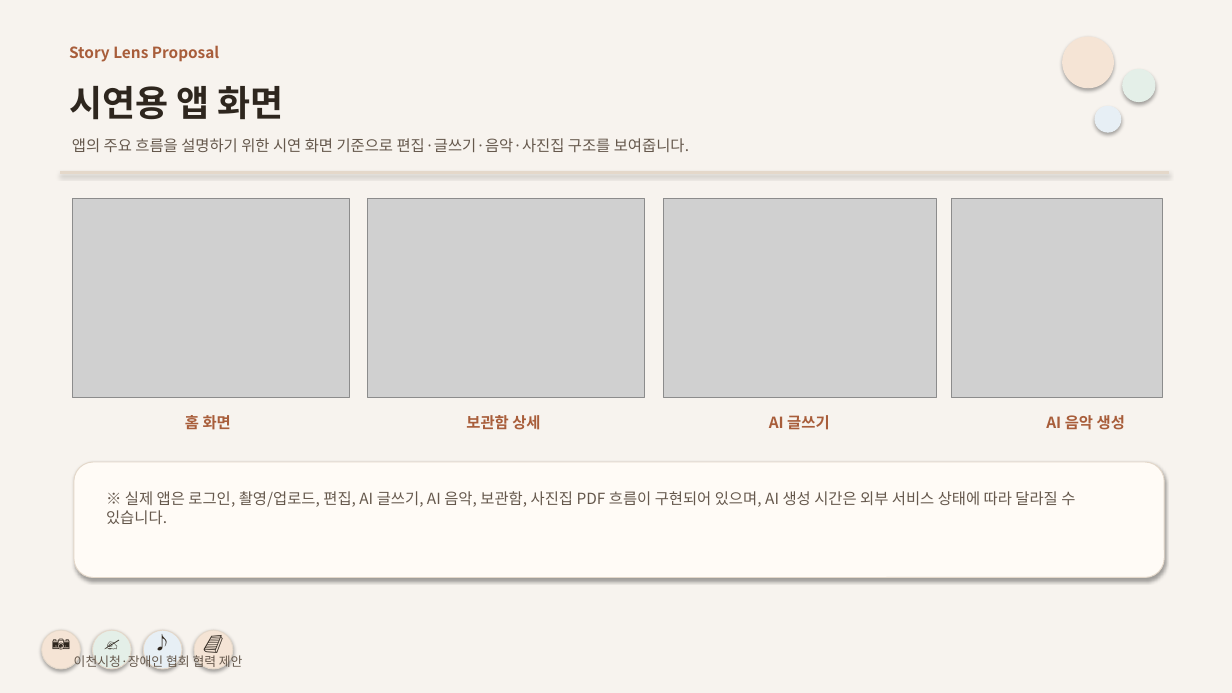
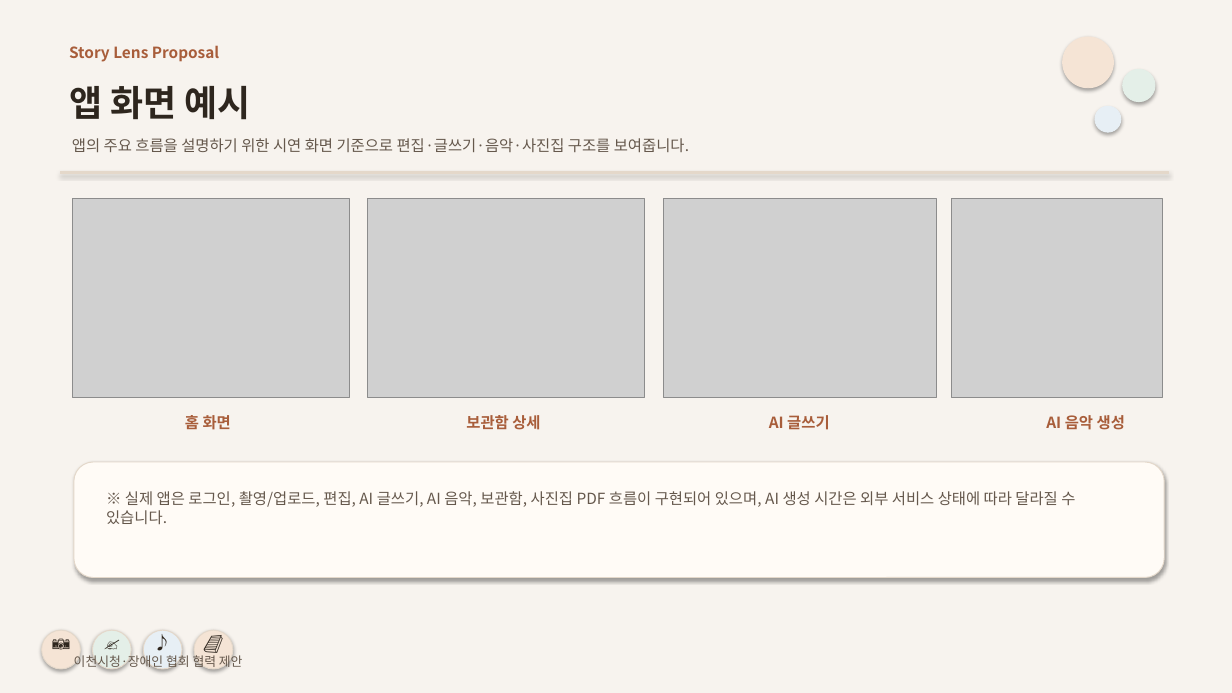
Before and after one commit to MetachainArt/Story_lens, a slide deck: slide 4 of business-plan/presentation/story-lens-public-proposal.pptx. Drawn at 1232x693 pixels with LibreOffice and Linux fonts; fonts in the diff are those of the drawing; grey boxes stand for pictures. Boxes give left, top, right and bottom in pixels: in the first picture for what was removed or moved away, otherwise in the second. Text is boxed around its words. In the diff, an @@ line names an element or a change of style, - is before the commit and + after.

```diff
--- a/business-plan/presentation/story-lens-public-proposal.pptx
+++ b/business-plan/presentation/story-lens-public-proposal.pptx
@@ text at box(69, 86, 250, 120): text changed @@
-시연용 앱 화면
+앱 화면 예시
```
Also in this commit, not shown: 9 other slides changed, 1 other file.
